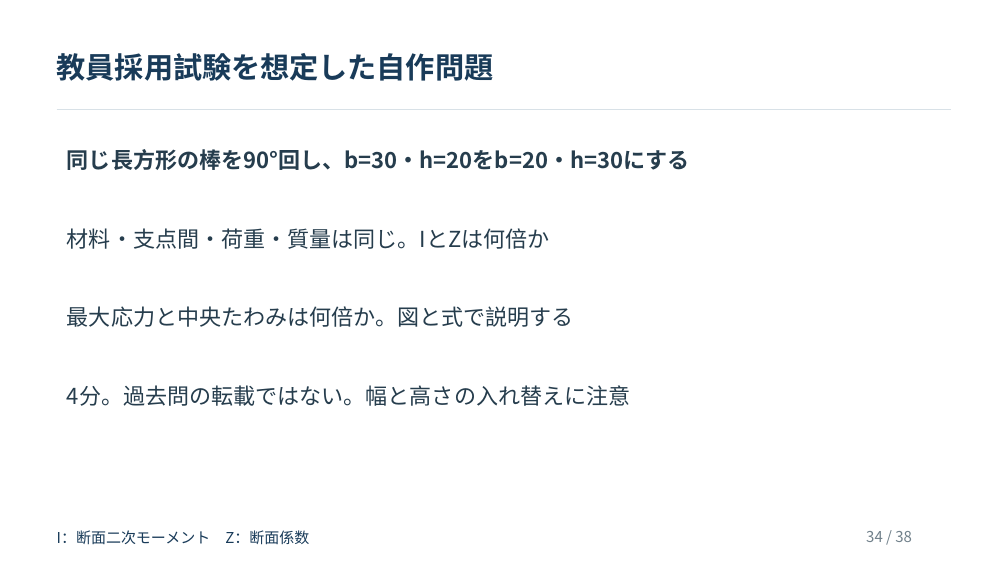
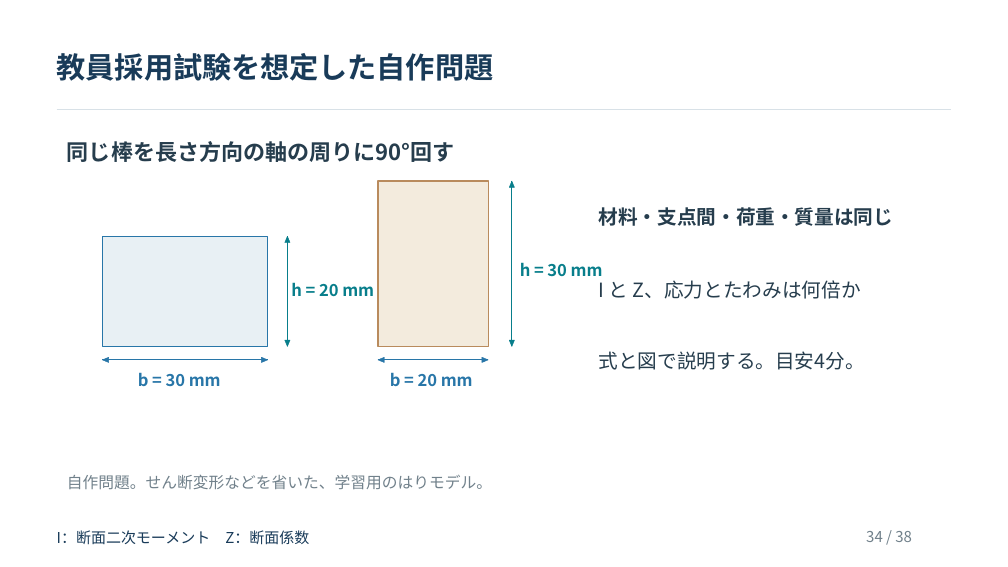
Before and after one commit to zooc-14calbp/industrial-materials-course, a slide deck: slide 34 of 学生用/第11回/11_授業スライド.pptx. Drawn at 1008x567 pixels with LibreOffice and Linux fonts; fonts in the diff are those of the drawing. Boxes give left, top, right and bottom in pixels: in the first picture for what was removed or moved away, otherwise in the second. Text is boxed around its words. In the diff, an @@ line names an element or a change of style, - is before the commit and + after.

```diff
--- a/学生用/第11回/11_授業スライド.pptx
+++ b/学生用/第11回/11_授業スライド.pptx
@@ text at [67, 141, 455, 162]: text changed @@
-同じ長方形の棒を90°回し、b=30・h=20をb=20・h=30にする
+同じ棒を長さ方向の軸の周りに90°回す
@@ rectangle added at [378, 181, 488, 347], fill #F3EBDD, outline #B98B5D 1.28 pt @@
@@ freeform shape added at [510, 181, 515, 188], fill #087E8B, outline #087E8B 0.38 pt @@
@@ freeform shape added at [512, 181, 513, 347], outline #087E8B 1.13 pt @@
@@ freeform shape added at [512, 181, 513, 347], outline #087E8B 1.13 pt @@
@@ text at [598, 207, 893, 226]: text changed; size 21 to 18.8 pt; bold on @@
-材料・支点間・荷重・質量は同じ。IとZは何倍か
+材料・支点間・荷重・質量は同じ
@@ rectangle added at [102, 236, 268, 346], fill #E8F0F4, outline #2876A8 1.28 pt @@
@@ freeform shape added at [285, 236, 290, 242], fill #087E8B, outline #087E8B 0.38 pt @@
@@ freeform shape added at [287, 236, 288, 346], outline #087E8B 1.13 pt @@
@@ freeform shape added at [287, 236, 288, 346], outline #087E8B 1.13 pt @@
@@ text added at [520, 262, 603, 277], 15.8 pt, text #087E8B, bold @@
+h = 30 mm
@@ text added at [291, 282, 374, 297], 15.8 pt, text #087E8B, bold @@
+h = 20 mm
@@ text at [598, 280, 861, 299]: text changed; size 21 to 18.8 pt @@
-最大応力と中央たわみは何倍か。図と式で説明する
+I と Z、応力とたわみは何倍か
@@ freeform shape added at [102, 358, 108, 363], fill #2876A8, outline #2876A8 0.38 pt @@
@@ freeform shape added at [262, 358, 268, 363], fill #2876A8, outline #2876A8 0.38 pt @@
@@ freeform shape added at [285, 340, 290, 346], fill #087E8B, outline #087E8B 0.38 pt @@
@@ freeform shape added at [378, 358, 384, 363], fill #2876A8, outline #2876A8 0.38 pt @@
@@ freeform shape added at [482, 358, 488, 363], fill #2876A8, outline #2876A8 0.38 pt @@
@@ freeform shape added at [510, 340, 515, 346], fill #087E8B, outline #087E8B 0.38 pt @@
@@ text added at [598, 351, 864, 370], 18.8 pt, text #263D4D @@
+式と図で説明する。目安4分。
@@ text removed at [67, 385, 631, 406] @@
-4分。過去問の転載ではない。幅と高さの入れ替えに注意
@@ freeform shape added at [102, 360, 268, 361], outline #2876A8 1.13 pt @@
@@ freeform shape added at [102, 360, 268, 361], outline #2876A8 1.13 pt @@
@@ text added at [138, 372, 221, 386], 15.8 pt, text #2876A8, bold @@
+b = 30 mm
@@ freeform shape added at [378, 360, 488, 361], outline #2876A8 1.13 pt @@
@@ freeform shape added at [378, 360, 488, 361], outline #2876A8 1.13 pt @@
@@ text added at [390, 372, 473, 386], 15.8 pt, text #2876A8, bold @@
+b = 20 mm
@@ text added at [67, 475, 492, 490], 15 pt, text #71818B @@
+自作問題。せん断変形などを省いた、学習用のはりモデル。
```
Also in this commit, not shown: 5 other slides changed, 10 other files.
